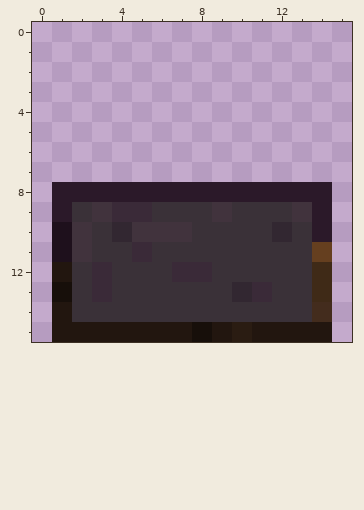
File history of a pixel-art sprite, assets/prepared/food/food_cake_ender_inside.png. Above, as it was before the edit.
The file is 16x16 pixels. Colours within 5 levels of each other are drawn and written as one.
The result:
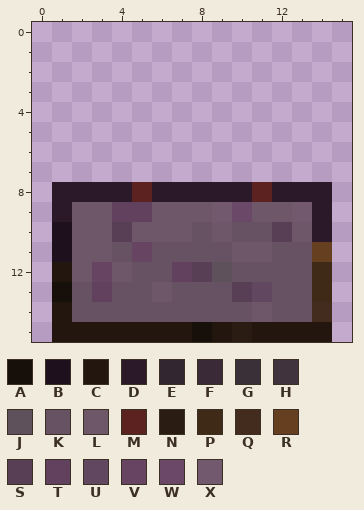
Palette (. is transparent): A #170f0a  B #1e101c  C #22160f  D #2b1929  E #322731  F #3a2a38  G #3a3138  H #41333d  J #5f515c  K #665262  L #6d5769  M #5b221f  N #2a1c12  P #3f2a17  Q #432c1d  R #653f1f  S #593f56  T #61415d  U #614760  V #674562  W #6c4868  X #73596e
From the commit log: yeee, cake textures 2.0
Diff:
@@ x 0..15 @@
  7 ................
- 8 .DDDDDDDDDDDDDD.
- 9 .DGHFFGGGHGGGHD.
-10 .BHGEHHHGGGGEGD.
-11 .BHGGFGGGGGGGGR.
-12 .CGFGGGFFGGGGGP.
-13 .AGFGGGGGGEFGGP.
-14 .CGGGGGGGGGGGGQ.
+ 8 .DDDDMDDDDDMDDD.
+ 9 .DLLTTLLLXWLLXD.
+10 .BLLSLLLKLKKSLD.
+11 .BLLKVKKKKLLKKR.
+12 .CLVLKKTSJKKKKP.
+13 .AKTKKLKKKSUKKP.
+14 .CKKKKKKKKKLKKQ.
 15 .CCCCCCCACNCCCC.
